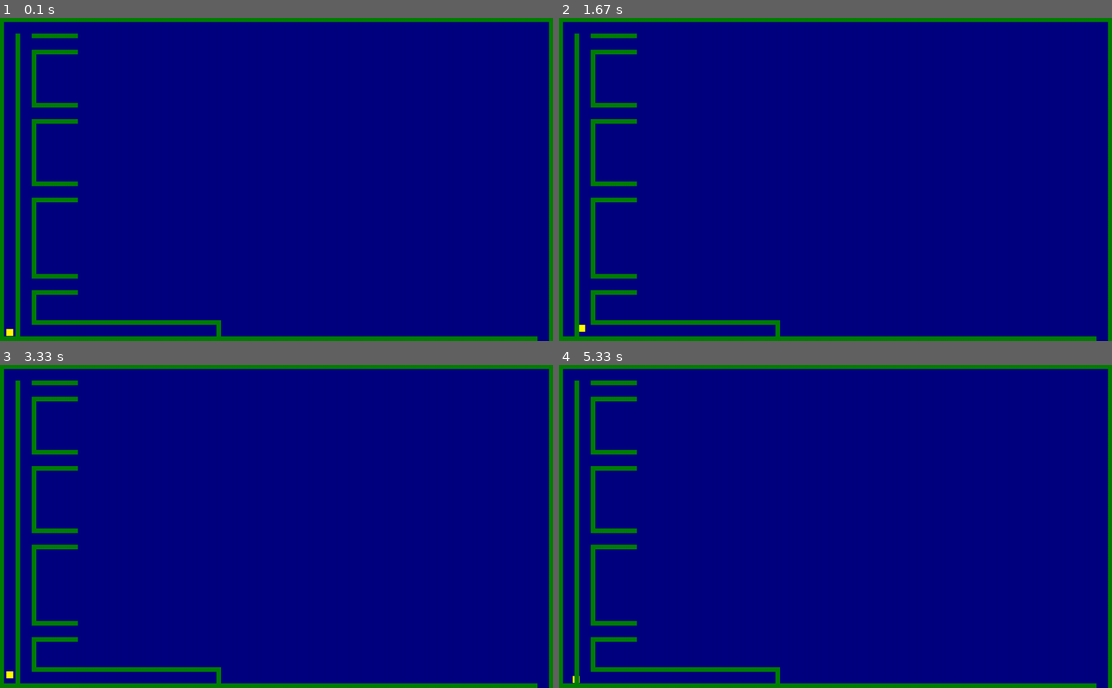
Above: before the commit, frames 1-4 (two rows, left to right).
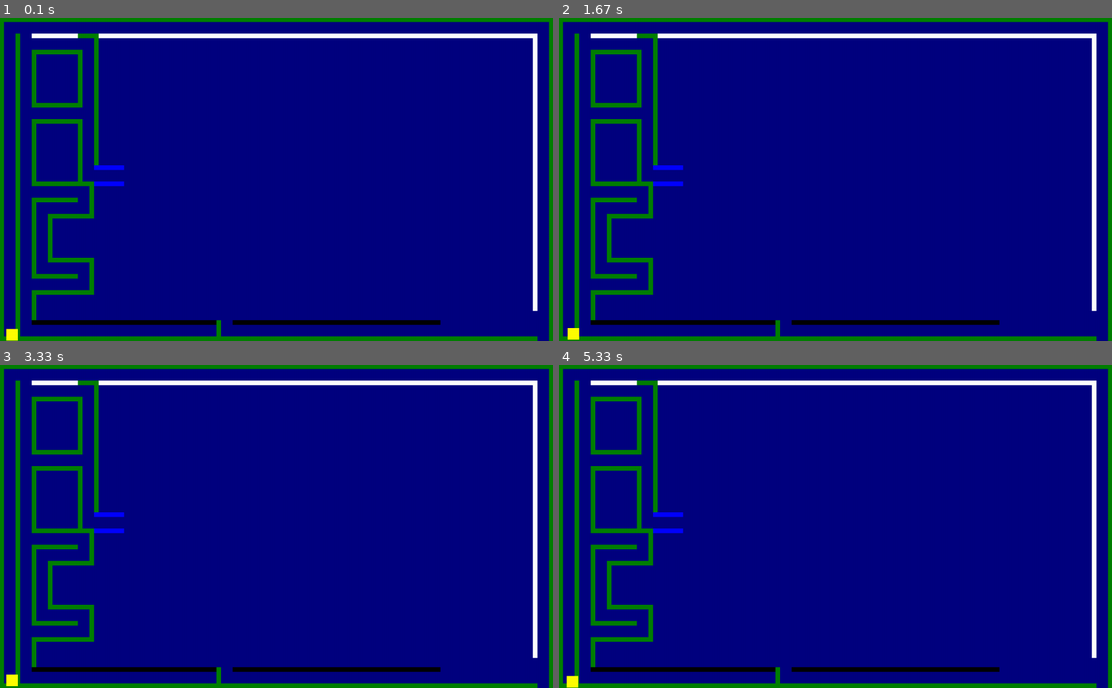
Above: after the commit, the same moments.

Repository: UCHMS19-20/final-project-maze-game
Game: pygame game, started from real-project.py
Two runs of this game, one before a commit and one after it. Both use one fixed random seed, a clock stepped at 60 frames per second and the inputs below.
Inputs:
- Up to frame 1 (0.1 s): no input
- Up to frame 2 (1.67 s): hold Right 0.33-0.8 s; hold Up 0.83-1.13 s; hold Right 1.17-1.63 s
- Up to frame 3 (3.33 s): hold Left 1.67-2.2 s; hold Down 2.23-2.53 s; hold Left 2.57-2.97 s; hold Up from 3 s (still down)
- Up to frame 4 (5.33 s): release Up at 3.37 s; hold Right 3.4-4.03 s; hold Down 4.07-4.43 s; hold Left 4.47-4.93 s; hold Right from 4.97 s (still down)

The runs differ from the first frame. In frame 1, 4.8% of the frame differs, in the area x 1-98%, y 4-100%; in frame 2, 4.9%; in frame 3, 4.8%; in frame 4, 4.9%.

Commit message:
drew more walls

Diff:
--- a/real-project.py
+++ b/real-project.py
@@ -52,37 +52,51 @@
             sys.exit()
     pressed = pygame.key.get_pressed()
     if pressed[pygame.K_UP] and y > 0:
-        y -= .5
+        y -= .1
     if pressed[pygame.K_DOWN] and y < 685:
-        y += .5
+        y += .1
     if pressed[pygame.K_LEFT] and x > 0:
-        x -= .5
+        x -= .1
     if pressed[pygame.K_RIGHT] and x < 1185:
-        x += .5
+        x += .1
         #makes the display screen white
     screen.fill(navy)
     # for block in groundBlocks:
     #     if(pygame.sprite.collide_rect(player, block)):
     #         sys.exit()
         #draws the rectangle which the player can move
-    pygame.draw.rect(screen, yellow, pygame.Rect(x, y, 15, 15))
     pygame.draw.rect(screen, green, (0, 10, 10, 690))
     pygame.draw.rect(screen, green, (0, 690, 1165, 10))
     pygame.draw.rect(screen, green, (1190, 0, 10, 700))
     pygame.draw.rect(screen, green, (0, 0, 1200, 10))
     pygame.draw.rect(screen, green, (35, 35, 10, 665))
-    pygame.draw.rect(screen, green, (70, 35, 100, 10))
+    pygame.draw.rect(screen, white, (70, 35, 1095, 10))
+    pygame.draw.rect(screen, white, (1155, 35, 10, 600))
     pygame.draw.rect(screen, green, (70, 70, 100, 10))
+    pygame.draw.rect(screen, green, (170, 70, 10, 125))
     pygame.draw.rect(screen, green, (70, 185, 100, 10))
+    pygame.draw.rect(screen, green, (170, 220, 10, 145))
+    pygame.draw.rect(screen, green, (205, 35, 10, 295))
+    pygame.draw.rect(screen, green, (170, 35, 35, 10))
+    pygame.draw.rect(screen, blue, (205, 320, 65, 10))
+    pygame.draw.rect(screen, blue, (170, 355, 100, 10))
     pygame.draw.rect(screen, green, (70, 220, 100, 10))
     pygame.draw.rect(screen, green, (70, 355, 100, 10))
     pygame.draw.rect(screen, green, (70, 390, 100, 10))
     pygame.draw.rect(screen, green, (70, 555, 100, 10))
-    pygame.draw.rect(screen, green, (70, 590, 100, 10))
+    pygame.draw.rect(screen, green, (70, 590, 135, 10))
+    pygame.draw.rect(screen, green, (195, 530, 10, 70))
+    pygame.draw.rect(screen, green, (105, 520, 100, 10))
+    pygame.draw.rect(screen, green, (105, 425, 10, 95))
+    pygame.draw.rect(screen, green, (105, 425, 100, 10))
+    pygame.draw.rect(screen, green, (195, 365, 10, 70))
+    pygame.draw.rect(screen, green, (170, 355, 35, 10))
     pygame.draw.rect(screen, green, (70, 70, 10, 115))
     pygame.draw.rect(screen, green, (70, 220, 10, 135))
     pygame.draw.rect(screen, green, (70, 390, 10, 165))
     pygame.draw.rect(screen, green, (70, 590, 10, 75))
-    pygame.draw.rect(screen, green, (70, 655, 400, 10))
+    pygame.draw.rect(screen, black, (70, 655, 400, 10))
+    pygame.draw.rect(screen, black, (505, 655, 450, 10))
     pygame.draw.rect(screen, green, (470, 655, 10, 35))
+    pygame.draw.rect(screen, yellow, pygame.Rect(x, y, 25, 25))
     pygame.display.update()
